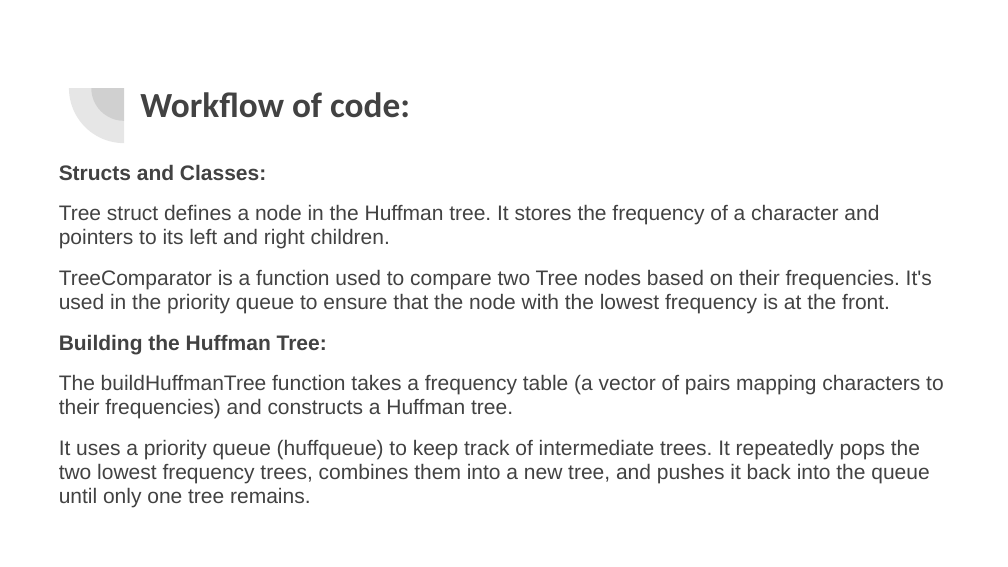
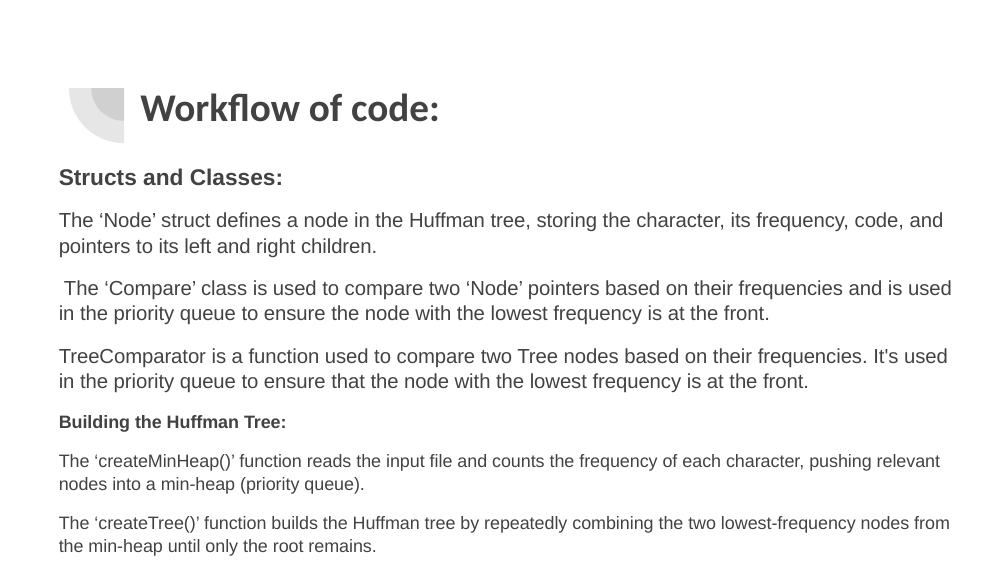
Before and after one commit to NishanthSanjayN/FileCompression, a slide deck: slide 9 of File-compression-using-Huffman-encoding/FileCompression_Presentation.pptx. Drawn at 1008x567 pixels with LibreOffice and Linux fonts; fonts in the diff are those of the drawing. Boxes give left, top, right and bottom in pixels: in the first picture for what was removed or moved away, otherwise in the second. Text is boxed around its words. In the diff, an @@ line names an element or a change of style, - is before the commit and + after.

```diff
--- a/File-compression-using-Huffman-encoding/FileCompression_Presentation.pptx
+++ b/File-compression-using-Huffman-encoding/FileCompression_Presentation.pptx
@@ title "Workflow of code:" at (x1=140, y1=93, x2=440, y2=122): size 25.2 to 28 pt @@
@@ text at (x1=59, y1=168, x2=948, y2=432): size 15 to 16.1 pt in "Structs and Classes:"; size 15 to 14.4 pt in "TreeComparator is a function used to compare ..."; size 15 to 12.8 pt in "Building the Huffman Tree:"; line spacing 0.95 to 1.05 @@
@@ text at (x1=59, y1=212, x2=952, y2=325): text changed; size 15 to 14.4 pt @@
-Tree struct defines a node in the Huffman tree. It stores the frequency of a character and pointers to its left and right children.
+The ‘Node’ struct defines a node in the Huffman tree, storing the character, its frequency, code, and pointers to its left and right children.
+The ‘Compare’ class is used to compare two ‘Node’ pointers based on their frequencies and is used in the priority queue to ensure the node with the lowest frequency is at the front.
@@ text at (x1=59, y1=454, x2=950, y2=556): text changed; size 15 to 12.8 pt @@
-The buildHuffmanTree function takes a frequency table (a vector of pairs mapping characters to their frequencies) and constructs a Huffman tree.
-It uses a priority queue (huffqueue) to keep track of intermediate trees. It repeatedly pops the two lowest frequency trees, combines them into a new tree, and pushes it back into the queue until only one tree remains.
+The ‘createMinHeap()’ function reads the input file and counts the frequency of each character, pushing relevant nodes into a min-heap (priority queue).
+The ‘createTree()’ function builds the Huffman tree by repeatedly combining the two lowest-frequency nodes from the min-heap until only the root remains.
```
Also in this commit, not shown: 1 other slide changed.
